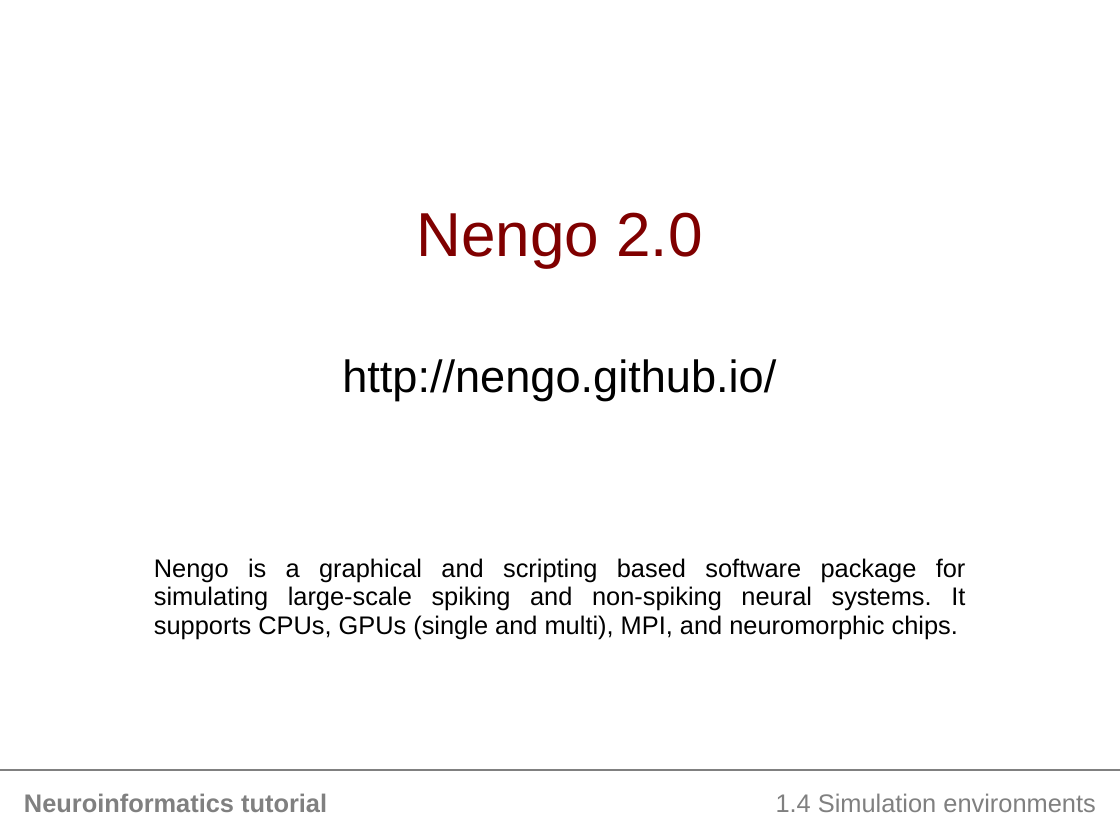
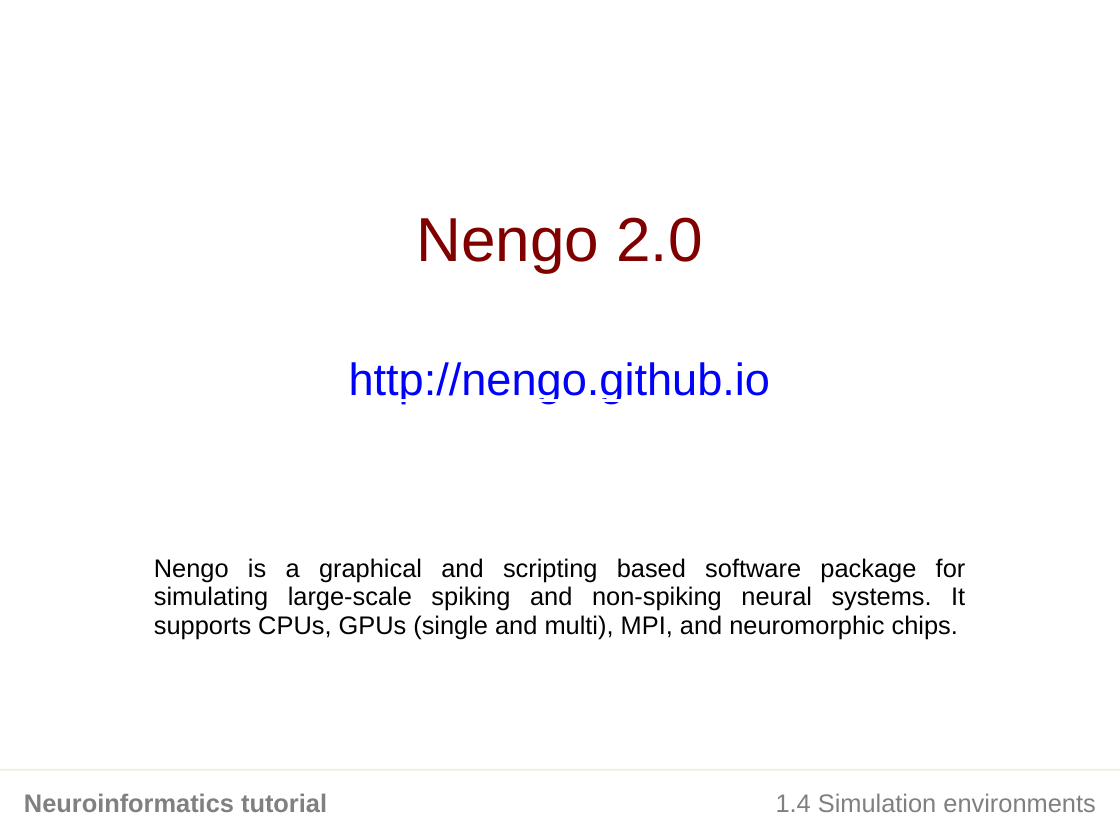
Before and after one commit to NeuralEnsemble/NeuroinformaticsTutorial, a slide deck: slide 1 of Part_1_Resources_for_computational_modellers/4_Simulation_environments/5_Nengo.pptx. Drawn at 1120x840 pixels with LibreOffice and Linux fonts; fonts in the diff are those of the drawing. Boxes give left, top, right and bottom in pixels: in the first picture for what was removed or moved away, otherwise in the second. Text is boxed around its words. In the diff, an @@ line names an element or a change of style, - is before the commit and + after.

```diff
--- a/Part_1_Resources_for_computational_modellers/4_Simulation_environments/5_Nengo.pptx
+++ b/Part_1_Resources_for_computational_modellers/4_Simulation_environments/5_Nengo.pptx
@@ text "Nengo 2.0" at (416,217,702,272): line spacing 0.93 to 1 @@
@@ text at (349,362,770,404): text changed; text colour #000000 to #0000FF @@
-http://nengo.github.io/
+http://nengo.github.io
@@ line (0, 770) - (1120, 770): stroke #808080 1.25 pt to #EEECE1 1.25 pt @@
```
Also in this commit, not shown: 3 other slides changed, 10 other files.
